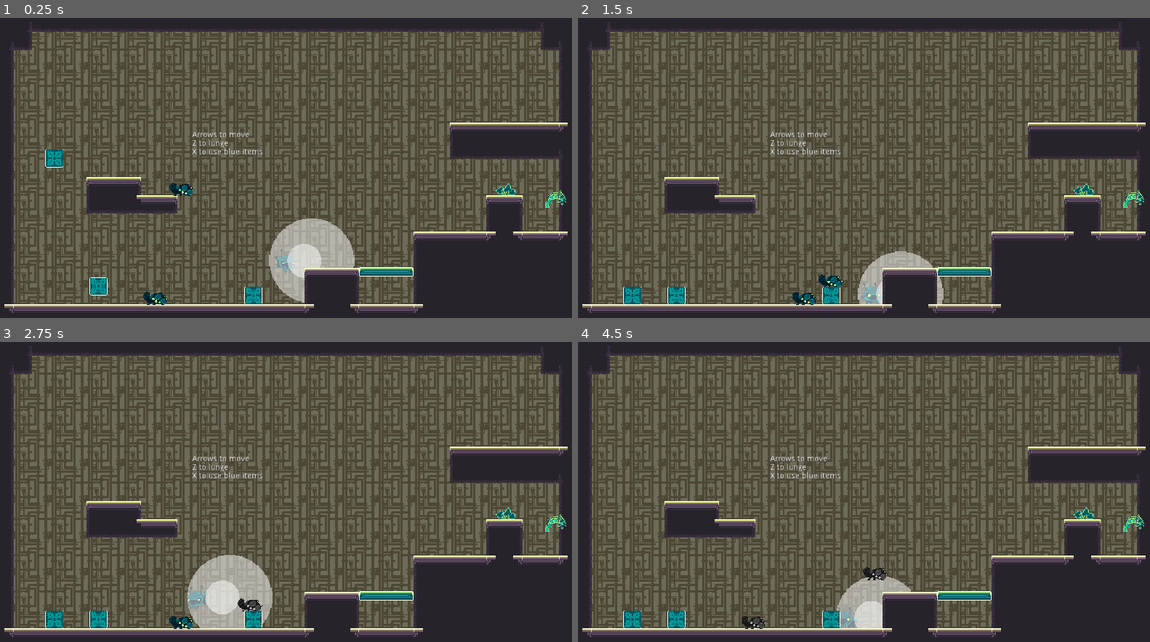
Above: before the commit, frames 1-4 (two rows, left to right).
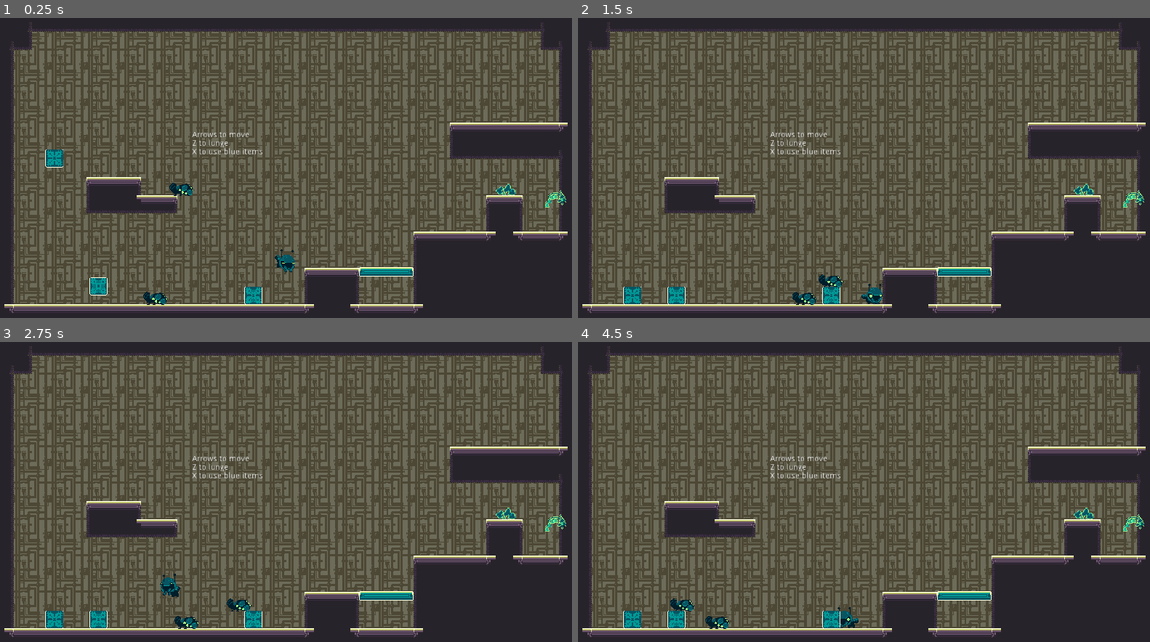
Above: after the commit, the same moments.

Repository: aveswoods/game-off-2021
Game: Godot game, scene res://creatures/test_scene.tscn
The game is run twice, just before and just after one commit, with the same random seed, the same clock (stepped at 60 frames per second) and the same inputs. Sound files missing from this copy of the repository are replaced by a short silence.
Inputs:
- Up to frame 1 (0.25 s): no input
- Up to frame 2 (1.5 s): hold Right (ui_right) from 0.53 s (still down); tap X (ui_select) at 0.6 s; tap Z (ui_accept) at 0.77, 0.8, 1.07, 1.35 s
- Up to frame 3 (2.75 s): tap Z (ui_accept) at 1.52, 1.82, 2.3 s; tap X (ui_select) at 1.55, 2.1 s; release Right (ui_right) at 2.03 s; hold Left (ui_left) from 2.03 s (still down)
- Up to frame 4 (4.5 s): release Left (ui_left) at 2.78 s; hold Right (ui_right) 2.78-4.28 s; tap X (ui_select) at 2.85, 4.35 s; tap Z (ui_accept) at 3.02, 3.32, 3.6, 3.77, 4.07 s; hold Left (ui_left) from 4.28 s (still down)

The runs differ from the first frame. In frame 1, 2.5% of the frame differs, in the area x 47-63%, y 66-95%; in frame 2, 1.0%; in frame 3, 3.1%, in the area x 27-48%, y 70-96%; in frame 4, 1.8%.

Commit message:
Added Mind Control action

Diff:
--- a/creatures/enemies/Enemy.gd
+++ b/creatures/enemies/Enemy.gd
@@ -14,6 +14,7 @@
 var _stun_timer = Timer.new()
 var hp = 0
 var invincible = false
+var controlled = false
 enum death_source {
 	IMPACT, # 0
 	EXPLOSION, # 1
--- a/creatures/enemies/test/TestEnemy.gd
+++ b/creatures/enemies/test/TestEnemy.gd
@@ -17,20 +17,31 @@
 
 
 func _ready():
-	randomize()
 	hp = starting_hp
+	acceleration = 0.9
 	velocity.x = walk_direction * walk_speed
 
 
 func _physics_process(_delta):
-	if not _stunned:
-		movement_velocity = Vector2(walk_direction * walk_speed, 0)
+	# Mind controlled behavior
+	if controlled:
+		movement_velocity = Vector2.ZERO
+		if Input.is_action_pressed("ui_left"):
+			movement_velocity.x += -1 * walk_speed
+		if Input.is_action_pressed("ui_right"):
+			movement_velocity.x += walk_speed
+		if Input.is_action_just_pressed("ui_up") and is_on_floor():
+			velocity.y = jump_impulse
+	# Standard behavior
+	else:
+		if not _stunned:
+			movement_velocity = Vector2(walk_direction * walk_speed, 0)
 
 
 func _on_Timer_timeout():
 	# Jump!
-	if is_on_floor() and not _stunned:
-		velocity.y += jump_impulse
+	if is_on_floor() and not _stunned and not controlled:
+		velocity.y = jump_impulse
 
 
 func _on_EnemyHitbox_hitbox_entered():
--- a/creatures/player/Player.tscn
+++ b/creatures/player/Player.tscn
@@ -248,10 +248,12 @@
 [node name="SpriteBody" type="Sprite" parent="PlayerSprite"]
 texture = ExtResource( 6 )
 hframes = 18
+frame = 1
 
 [node name="SpriteFace" type="Sprite" parent="PlayerSprite"]
 texture = ExtResource( 7 )
 hframes = 18
+frame = 1
 
 [node name="CollisionShapeCircle" type="CollisionShape2D" parent="."]
 shape = SubResource( 1 )
--- a/creatures/player/abilities/doublejump_passive.gd
+++ b/creatures/player/abilities/doublejump_passive.gd
@@ -14,7 +14,7 @@
 
 
 func _physics_process(_delta):
-	if not _double_jumped and Input.is_action_just_pressed("ui_up") and not _player.is_on_floor():
+	if not _double_jumped and Input.is_action_just_pressed("ui_up") and not _player.is_on_floor() and not _player.input_disabled:
 		_player.velocity.y = _player.jump_impulse
 		_double_jumped = true
 
--- /dev/null
+++ b/creatures/player/abilities/mindcontrol_action.gd
@@ -0,0 +1,54 @@
+extends RayCast2D
+
+onready var _timer = $Timer
+
+var recharge_time = 4
+var _player = null
+var _player_gravity = 0
+var _can_control = true
+var _is_controlling = false
+var _controlled_node = null
+
+
+func equip(player):
+	_player = player
+	_player.add_child(self)
+
+
+func trigger():
+	# Take control of closest enemy directly below! Disable Player input and gravity
+	var collider = get_collider()
+	if _can_control and collider != null and not collider is TileMap and collider.is_in_group("enemy"):
+		# Take control
+		_controlled_node = collider
+		_controlled_node.controlled = true
+		_controlled_node.set_target_group("enemy")
+		# Adjust player
+		_player.input_disabled = true
+		_player_gravity = _player.gravity
+		_player.velocity = Vector2.ZERO
+		_player.gravity = 0
+
+		_can_control = false
+		_is_controlling = true
+
+
+func _physics_process(_delta):
+	# Stop controlling if either action button is pressed
+	if _is_controlling and (Input.is_action_just_pressed("ui_accept") or Input.is_action_just_pressed("ui_select")):
+		# Remove control
+		_controlled_node.controlled = false
+		_controlled_node.set_target_group("player")
+		_controlled_node = null
+		# Adjust player
+		_player.input_disabled = false
+		_player.gravity = _player_gravity
+		# Start recharge timer
+		_timer.wait_time = recharge_time
+		_timer.start()
+
+		_is_controlling = false
+
+
+func _on_Timer_timeout():
+	_can_control = true
--- /dev/null
+++ b/creatures/player/abilities/mindcontrol_action.tscn
@@ -0,0 +1,13 @@
+[gd_scene load_steps=2 format=2]
+
+[ext_resource path="res://creatures/player/abilities/mindcontrol_action.gd" type="Script" id=1]
+
+[node name="RayCast2D" type="RayCast2D"]
+enabled = true
+cast_to = Vector2( 0, 100000 )
+collision_mask = 2
+script = ExtResource( 1 )
+
+[node name="Timer" type="Timer" parent="."]
+
+[connection signal="timeout" from="Timer" to="." method="_on_Timer_timeout"]
--- a/creatures/test_scene.gd
+++ b/creatures/test_scene.gd
@@ -4,21 +4,24 @@
 var bite_action = load("res://creatures/player/abilities/bite_action.tscn").instance()
 var blue_action = load("res://creatures/player/abilities/blue_action.tscn").instance()
 var charm_action = load("res://creatures/player/abilities/charm_action.tscn").instance()
+var mindcontrol_action = load("res://creatures/player/abilities/mindcontrol_action.tscn").instance()
 var stun_passive = load("res://creatures/player/abilities/stomp_passive.tscn").instance()
 var doublejump_passive = load("res://creatures/player/abilities/doublejump_passive.gd").new()
 var walljump_passive = load("res://creatures/player/abilities/walljump_passive.tscn").instance()
 var glide_passive = load("res://creatures/player/abilities/glide_passive.gd").new()
 
 func _ready():
-	#lunge_action.equip($Player)
-	bite_action.equip($Player)
-	#blue_action.equip($Player)
-	charm_action.equip($Player)
-	stun_passive.equip($Player)
+	lunge_action.equip($Player)
+	#bite_action.equip($Player)
+	blue_action.equip($Player)
+	#charm_action.equip($Player)
+	mindcontrol_action.equip($Player)
+	#stun_passive.equip($Player)
 	doublejump_passive.equip($Player)
 	#walljump_passive.equip($Player)
 	glide_passive.equip($Player)
-	#$Player.action1_script = lunge_action
-	$Player.action1_script = bite_action
-	#$Player.action2_script = blue_action
-	$Player.action2_script = charm_action
+	$Player.action1_script = lunge_action
+	#$Player.action1_script = bite_action
+	#$Player.action1_script = blue_action
+	#$Player.action2_script = charm_action
+	$Player.action2_script = mindcontrol_action
